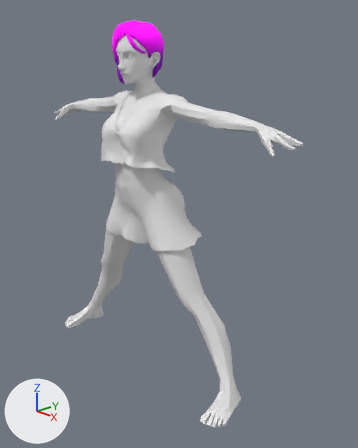
Renders of the Blender file f_retopo.blend from each side of a commit.
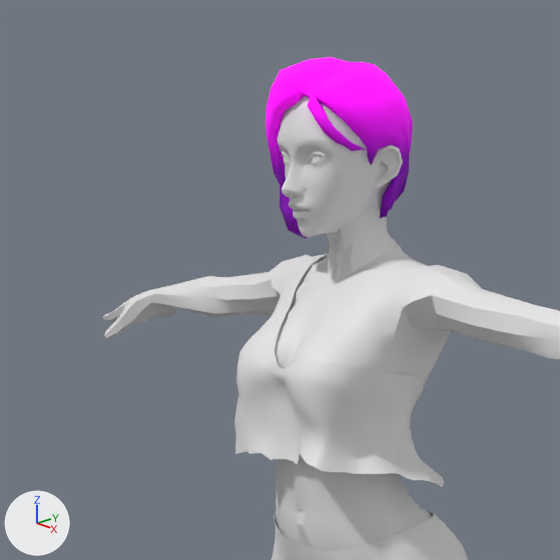
Each version appears first whole from a 50 mm camera at (1.808, -1.465, 1.548) aimed at (0.117, 0.129, 0.766), and next in a close-up on the part from 5% to 60% of the width and 0% to 44% of the height. The lights are fixed; the arrows at lower left show +X, +Y and +Z. The first two pictures are the older version.

Before the edit, the objects in view are built like this:
```python
me_cube_009 = bpy.data.meshes.new('Cube.009')
me_cube_009.from_pydata(...)  # 577 vertices, 591 faces; spans x -0.126..0.078, y -0.069..0.163, z -0.234..0.033
me_cube_009.polygons.foreach_set('use_smooth', [True] * 591)
me_cube_009.materials.append(mat_hair)
me_plane = bpy.data.meshes.new('Plane')
me_plane.from_pydata(...)  # 600 vertices, 540 faces; spans x -0.316..0.301, y -0.105..0.257, z 0.676..0.986
me_plane.polygons.foreach_set('use_smooth', [True] * 540)
me_plane.materials.append(mat_skirt)  # white #e7e7e7
me_plane_001 = bpy.data.meshes.new('Plane.001')
me_plane_001.from_pydata(...)  # 1269 vertices, 1220 faces; spans x 0.0..0.83, y -0.18..0.14, z 0.0..1.68
me_plane_001.polygons.foreach_set('use_smooth', [True] * 1220)
# faces by material slot: [1116, 55, 31, 16, 2]
me_plane_001.materials.append(mat_netral)  # white #e7e7e7
me_plane_001.materials.append(mat_white)  # white #e7e7e7
me_plane_001.materials.append(mat_black)  # white #e7e7e7
me_plane_001.materials.append(mat_red)  # white #e7e7e7
me_plane_001.materials.append(mat_ivory)  # white #e7e7e7
ob_base_hair1 = bpy.data.objects.new('base-hair1', me_cube_009)
ob_base_hair1.location = (0.014, -0.039, 1.662)
ob_lp_fem_armatr = bpy.data.objects.new('lp_fem_armatr', me_plane_001)
ob_lp_fem_armatr.location = (0.0, 0.02, -0.001)
_m = ob_lp_fem_armatr.modifiers.new('Mirror', 'MIRROR')
_m.use_clip = True
ob_skirt = bpy.data.objects.new('skirt', me_plane)
ob_skirt.location = (0.0, 0.0, 0.0)
# also in view: 'tops' at (0.015, -0.019, 1.212)
```
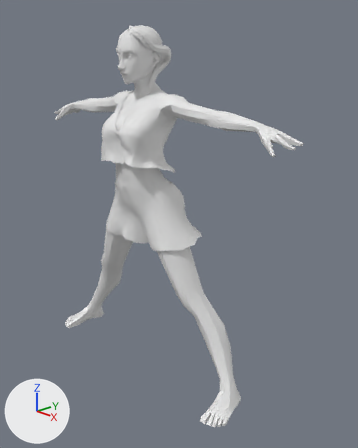
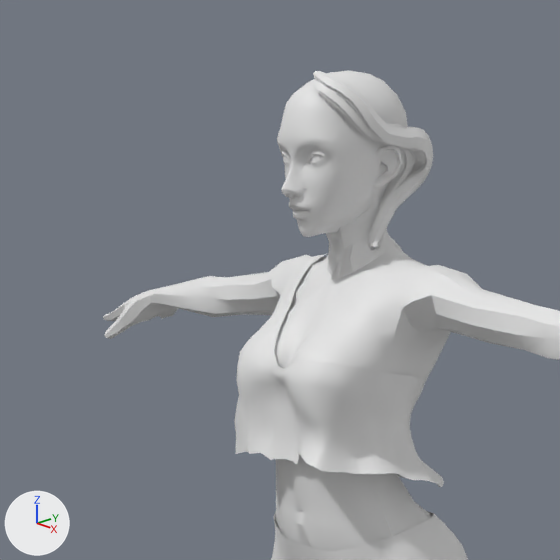
ob_nurbspath is not drawn itself; it is used by a modifier of ob_plane.
ob_nurbspath_002 is not drawn itself; it is used by a modifier of ob_plane_001.

What differs and where, as boxes [x1, y1, x2, y2] in the close-ups (560 x 560 px):
'base-hair1', hidden (pink)
    before: [266, 57, 413, 239]
'Plane.001', added
    after: [313, 71, 433, 246]
'Plane', added
    after: [312, 80, 414, 251]

What changed in the scene script:
```text
Add mat_hair_text:
    mat_hair_text = bpy.data.materials.new('hair_text')
    mat_hair_text.use_nodes = True; mat_hair_text.node_tree.nodes.clear()
    _N = mat_hair_text.node_tree.nodes; _L = mat_hair_text.node_tree.links
    n0 = _N.new('ShaderNodeOutputMaterial'); n0.name = 'Material Output'
    n1 = _N.new('ShaderNodeBsdfPrincipled'); n1.name = 'Principled BSDF'
    n2 = _N.new('ShaderNodeValue'); n2.name = 'Value'
    n2.outputs[0].default_value = 0.0  # 'Value'
    _L.new(n1.outputs[0], n0.inputs[0])  # 'BSDF' to 'Surface'
    _L.new(n2.outputs[0], n0.inputs[3])  # 'Value' to 'Thickness'
Add me_plane_005:
    me_plane_005.from_pydata(...)  # 432 vertices, 276 faces; spans x 0.0..0.068, y -0.016..0.03, z 1.303..1.704
    me_plane_005.polygons.foreach_set('use_smooth', [True] * 276)
    me_plane_005.materials.append(mat_hair_text)  # its picture is missing
Add cu_nurbspath_002:
    cu_nurbspath_002 = bpy.data.curves.new('NurbsPath.002', 'CURVE')
    cu_nurbspath_002.dimensions = '3D'
    _sp = cu_nurbspath_002.splines.new('NURBS'); _sp.points.add(7)
    _sp.points.foreach_set('co', [0.0124, -0.0583, 1.659, 1.0, 0.0248, -0.0656, 1.664, 1.0, 0.0676, -0.0447, 1.642, 1.0, 0.0862, -0.00033, 1.569, 1.0, 0.0848, 0.0338, 1.633, 1.0, 0.0537, 0.118, 1.538, 1.0, 0.0513, 0.0591, 1.475, 1.0, 0.0793, -0.0017, 1.415, 1.0])
    _sp.points.foreach_set('radius', [0.0962, 0.311, 0.481, 0.291, 0.574, 0.556, 0.378, 0.201])
    _sp.points.foreach_set('tilt', [-1.474, -0.276, -1.747, 0.0485, -0.949, -0.611, -0.279, 1.306])
    _sp.order_u = 5
    _sp.order_v = 0
    _sp.use_endpoint_u = True
    cu_nurbspath_002.use_path = True
    cu_nurbspath_002.fill_mode = 'FULL'
Add cu_nurbspath:
    cu_nurbspath = bpy.data.curves.new('NurbsPath', 'CURVE')
    cu_nurbspath.dimensions = '3D'
    _sp = cu_nurbspath.splines.new('NURBS'); _sp.points.add(7)
    _sp.points.foreach_set('co', [0.0124, -0.0583, 1.659, 1.0, 0.0248, -0.0656, 1.664, 1.0, 0.0676, -0.0447, 1.642, 1.0, 0.0862, -0.00033, 1.569, 1.0, 0.0848, 0.0338, 1.633, 1.0, 0.0537, 0.118, 1.538, 1.0, 0.0513, 0.0591, 1.475, 1.0, 0.0793, -0.0017, 1.415, 1.0])
    _sp.points.foreach_set('radius', [0.0962, 0.311, 0.481, 0.291, 0.574, 0.556, 0.378, 0.201])
    _sp.points.foreach_set('tilt', [-1.474, -0.276, -1.747, 0.0485, -0.949, -0.611, -0.279, 1.306])
    _sp.order_u = 5
    _sp.order_v = 0
    _sp.use_endpoint_u = True
    cu_nurbspath.use_path = True
    cu_nurbspath.fill_mode = 'FULL'
Change ob_base_hair1:
    add ob_base_hair1.hide_set(True)
Add ob_nurbspath_002:
    ob_nurbspath_002 = bpy.data.objects.new('NurbsPath.002', cu_nurbspath_002)
    ob_nurbspath_002.location = (-0.0123, 0.0209, 0.00375)
Add ob_plane_001:
    ob_plane_001 = bpy.data.objects.new('Plane.001', me_plane_005)
    ob_plane_001.location = (0.005, 0.078, -1.706)
    _m = ob_plane_001.modifiers.new('Curve', 'CURVE')
    _m.object = ob_nurbspath_002
    _m.deform_axis = 'NEG_Z'
Add ob_plane:
    ob_plane = bpy.data.objects.new('Plane', me_plane_005.copy())
    ob_plane.location = (0.0, 0.0, -1.7)
    _m = ob_plane.modifiers.new('Curve', 'CURVE')
    _m.object = ob_nurbspath
    _m.deform_axis = 'NEG_Z'
Add ob_nurbspath:
    ob_nurbspath = bpy.data.objects.new('NurbsPath', cu_nurbspath)
    ob_nurbspath.location = (0.0, 0.0, 0.0)
```
